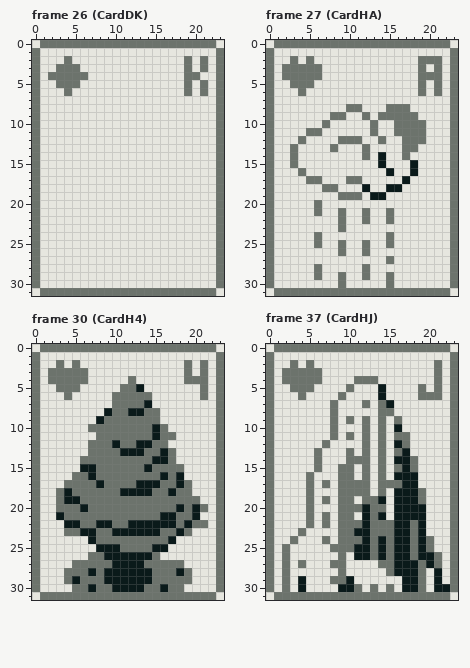
File history of a pixel-art file, assets/atlas/card.aseprite. Above is the file before it was changed.
24x32 pixels, 60 frames. Shown: frame 26 (CardDK), frame 27 (CardHA), frame 30 (CardH4), frame 37 (CardHJ). The commit also changed other frames, which this record leaves out.
Now the later version:
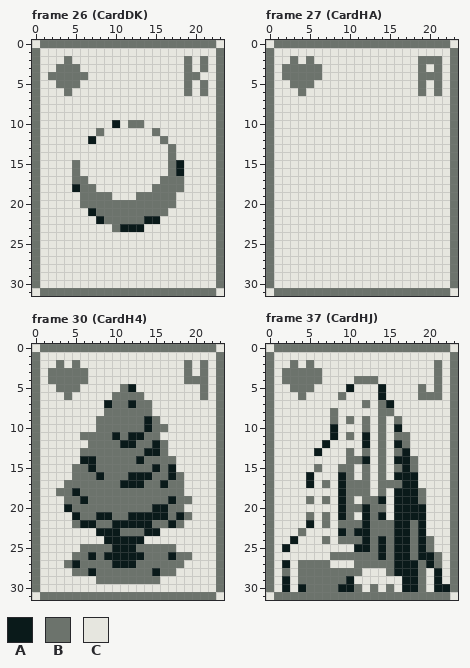
Palette (. is transparent): A #0a1a1a  B #6c736c  C #e6e6df
The edit:
--- frame 26 (CardDK), layer "face"
@@ x 0..23 @@
  9 BCCCCCCCCCCCCCCCCCCCCCCB
-10 BCCCCCCCCCCCCCCCCCCCCCCB
-11 BCCCCCCCCCCCCCCCCCCCCCCB
-12 BCCCCCCCCCCCCCCCCCCCCCCB
-13 BCCCCCCCCCCCCCCCCCCCCCCB
-14 BCCCCCCCCCCCCCCCCCCCCCCB
-15 BCCCCCCCCCCCCCCCCCCCCCCB
-16 BCCCCCCCCCCCCCCCCCCCCCCB
-17 BCCCCCCCCCCCCCCCCCCCCCCB
-18 BCCCCCCCCCCCCCCCCCCCCCCB
-19 BCCCCCCCCCCCCCCCCCCCCCCB
-20 BCCCCCCCCCCCCCCCCCCCCCCB
-21 BCCCCCCCCCCCCCCCCCCCCCCB
-22 BCCCCCCCCCCCCCCCCCCCCCCB
-23 BCCCCCCCCCCCCCCCCCCCCCCB
+10 BCCCCCCCCCACBBCCCCCCCCCB
+11 BCCCCCCCBCCCCCCBCCCCCCCB
+12 BCCCCCCACCCCCCCCBCCCCCCB
+13 BCCCCCCCCCCCCCCCCBCCCCCB
+14 BCCCCCCCCCCCCCCCCBCCCCCB
+15 BCCCCBCCCCCCCCCCCBACCCCB
+16 BCCCCBCCCCCCCCCCCBACCCCB
+17 BCCCCBBCCCCCCCCCBBBCCCCB
+18 BCCCCABBCCCCCCCBBBBCCCCB
+19 BCCCCCBBBBCCCBBBBBCCCCCB
+20 BCCCCCBBBBBBBBBBBBCCCCCB
+21 BCCCCCCABBBBBBBBBCCCCCCB
+22 BCCCCCCCABBBBBAACCCCCCCB
+23 BCCCCCCCCCBAAACCCCCCCCCB
 24 BCCCCCCCCCCCCCCCCCCCCCCB
--- frame 27 (CardHA), layer "face"
@@ x 0..23 @@
  7 BCCCCCCCCCCCCCCCCCCCCCCB
- 8 BCCCCCCCCCBBCCCBBBCCCCCB
- 9 BCCCCCCCBBCCBCBBBBBCCCCB
-10 BCCCCCCBCCCCCBCCBBBBCCCB
-11 BCCCCBBCCCCCCBCCBBBBCCCB
-12 BCCCBCCCCBBBCCBCCBBBCCCB
-13 BCCBCCCCBCCCBCCCCBBCCCCB
-14 BCCBCCCCCCCCBCACCBCCCCCB
-15 BCCBCCCCCCCCCCACCCACCCCB
-16 BCCCBCCCCCCCCCCACCACCCCB
-17 BCCCCBBCCCBBCCCCCACCCCCB
-18 BCCCCCCBBCCCACCAACCCCCCB
-19 BCCCCCCCCBBBCAACCCCCCCCB
-20 BCCCCCBCCCCCCCCCCCCCCCCB
-21 BCCCCCBCCBCCBCCBCCCCCCCB
-22 BCCCCCCCCBCCBCCBCCCCCCCB
-23 BCCCCCCCCBCCCCCCCCCCCCCB
-24 BCCCCCBCCCCCCCCBCCCCCCCB
-25 BCCCCCBCCBCCBCCBCCCCCCCB
-26 BCCCCCCCCBCCBCCCCCCCCCCB
-27 BCCCCCCCCCCCCCCBCCCCCCCB
-28 BCCCCCBCCCCCBCCCCCCCCCCB
-29 BCCCCCBCCBCCBCCBCCCCCCCB
-30 BCCCCCCCCBCCCCCBCCCCCCCB
+ 8 BCCCCCCCCCCCCCCCCCCCCCCB
+ 9 BCCCCCCCCCCCCCCCCCCCCCCB
+10 BCCCCCCCCCCCCCCCCCCCCCCB
+11 BCCCCCCCCCCCCCCCCCCCCCCB
+12 BCCCCCCCCCCCCCCCCCCCCCCB
+13 BCCCCCCCCCCCCCCCCCCCCCCB
+14 BCCCCCCCCCCCCCCCCCCCCCCB
+15 BCCCCCCCCCCCCCCCCCCCCCCB
+16 BCCCCCCCCCCCCCCCCCCCCCCB
+17 BCCCCCCCCCCCCCCCCCCCCCCB
+18 BCCCCCCCCCCCCCCCCCCCCCCB
+19 BCCCCCCCCCCCCCCCCCCCCCCB
+20 BCCCCCCCCCCCCCCCCCCCCCCB
+21 BCCCCCCCCCCCCCCCCCCCCCCB
+22 BCCCCCCCCCCCCCCCCCCCCCCB
+23 BCCCCCCCCCCCCCCCCCCCCCCB
+24 BCCCCCCCCCCCCCCCCCCCCCCB
+25 BCCCCCCCCCCCCCCCCCCCCCCB
+26 BCCCCCCCCCCCCCCCCCCCCCCB
+27 BCCCCCCCCCCCCCCCCCCCCCCB
+28 BCCCCCCCCCCCCCCCCCCCCCCB
+29 BCCCCCCCCCCCCCCCCCCCCCCB
+30 BCCCCCCCCCCCCCCCCCCCCCCB
 31 CBBBBBBBBBBBBBBBBBBBBBBC
--- frame 30 (CardH4), layer "face"
@@ x 0..23 @@
  3 BCBBBBBCCCCCCCCCCCCBCBCB
- 4 BCBBBBBCCCCCBCCCCCCBBBCB
- 5 BCCBBBCCCCCBBACCCCCCCBCB
- 6 BCCCBCCCCCBBBBBCCCCCCBCB
- 7 BCCCCCCCCCBBBBACCCCCCCCB
- 8 BCCCCCCCCABBAABBCCCCCCCB
- 9 BCCCCCCCABBBBBBBCCCCCCCB
-10 BCCCCCCBBBBBBBBABCCCCCCB
-11 BCCCCCCCBBBBBBBABBCCCCCB
-12 BCCCCCCBBBABBAABBCCCCCCB
-13 BCCCCCCBBBBAAABBABCCCCCB
-14 BCCCCCBBBBBBBBBAABCCCCCB
-15 BCCCCCAABBBBBBABBBBCCCCB
-16 BCCCCBBABBBBBBBBABACCCCB
-17 BCCCBBBBABBBBAAABBABCCCB
-18 BCCBABBBBBBAAAABBABBCCCB
-19 BCCBAABBBBBBBBBBBBBBBCCB
-20 BCCBBBABBBBBBBBBBBABABCB
-21 BCCABBBBBBBBBBBBAABBACCB
-22 BCCCAABBAABBAAAAAABABBCB
-23 BCCCBBAABBAAAAAABBABCCCB
-24 BCCCCCCABBBBBBBBBACCCCCB
-25 BCCCCCCCAAABBBBAACCCCCCB
-26 BCCCCCCBBAAAAAABCCCCCCCB
-27 BCCCCBBBBBAAAABBBBBCCCCB
-28 BCCCBBBABAAAAAABBBABCCCB
-29 BCCCBABBBAAAAAABBBBBCCCB
-30 BCCCCBBABBAAAABBABBCCCCB
+ 4 BCBBBBBCCCCCCCCCCCCBBBCB
+ 5 BCCBBBCCCCCBACCCCCCCCBCB
+ 6 BCCCBCCCCCBBBBCCCCCCCBCB
+ 7 BCCCCCCCCABBABBCCCCCCCCB
+ 8 BCCCCCCCCBBBBBBCCCCCCCCB
+ 9 BCCCCCCCBBBBBBABCCCCCCCB
+10 BCCCCCCCBBBBBBABBCCCCCCB
+11 BCCCCCBBBBABAABBCCCCCCCB
+12 BCCCCCCBBBBAABBABCCCCCCB
+13 BCCCCCBBBBBBBBAABCCCCCCB
+14 BCCCCCAABBBBBABBBBCCCCCB
+15 BCCCCBBABBBBBBBABACCCCCB
+16 BCCCCBBBABBBAAABBABCCCCB
+17 BCCCBBBBBBBAAABBABBCCCCB
+18 BCCBBABBBBBBBBBBBBBCCCCB
+19 BCCCBBABBBBBBBBBBABBCCCB
+20 BCCCABBBBBBBBBBAABBCCCCB
+21 BCCCCABBAABBAAAAABABCCCB
+22 BCCCCBAABBAAAAABBABCCCCB
+23 BCCCCCCCAAABBBAACCCCCCCB
+24 BCCCCCCCCAAAAACCCCCCCCCB
+25 BCCCCCBBBBAAABBBBBCCCCCB
+26 BCCCCBBABAAAAABBBABBCCCB
+27 BCCCBABBBBAAABBBBBBCCCCB
+28 BCCCCBBABBBBBBBABBCCCCCB
+29 BCCCCCCCBBBBBBBBCCCCCCCB
+30 BCCCCCCCCCCCCCCCCCCCCCCB
 31 CBBBBBBBBBBBBBBBBBBBBBBC
--- frame 37 (CardHJ), layer "face"
@@ x 0..15 @@
  4 BCBBBBBCCCCBBBCC
- 5 BCCBBBCCCCBCCCAC
+ 5 BCCBBBCCCCACCCAC
  6 BCCCBCCCCBCCCCAC
- 7 BCCCCCCCBCCCBCBA
+ 7 BCCCCCCCCCCCBCBA
  8 BCCCCCCCBCCCCCBB
  9 BCCCCCCCBCBCBCBC
-10 BCCCCCCCBCCCBCBC
-11 BCCCCCCCBCBCBCBC
-12 BCCCCCCBCCCCBCBC
-13 BCCCCCBCCCBCBCBC
-14 BCCCCCBCCCBBBCBC
+10 BCCCCCCCACCCBCBC
+11 BCCCCCCCACBCACBC
+12 BCCCCCCACCCCACBC
+13 BCCCCCACCCBCBCBC
+14 BCCCCCCCCCBBACBC
 15 BCCCCCBCCBBCBCBC
-16 BCCCCBCCCBBCBCBC
-17 BCCCCBCBCBBBBCBB
-18 BCCCCBCCCBBBBCBC
-19 BCCCCBCBCBBCBBAC
-20 BCCCCBCCCBBBABBC
-21 BCCCCBCBCBBCABAC
-22 BCCCCBCBCBBBABBB
-23 BCCCBCCCCBBAABBB
-24 BCCBCCCBCBBBABAB
-25 BCBCCCCCBBBAABAB
-26 BCBCCCCCCBCAABAB
-27 BCBCBCCCBBCCCCBB
-28 BCBCCCCCCBCCCCCB
-29 BCBCACCCBBACCCCC
-30 BCBCACCCCAABCBCB
+16 BCCCCACCCABCBCBC
+17 BCCCCACBCABBBCBB
+18 BCCCCCCCCABBBCBC
+19 BCCCCBCBCABCBBAC
+20 BCCCCCCCCABBABBC
+21 BCCCCBCBCABCABAC
+22 BCCCCACBCBBBABBB
+23 BCCCBCCCCABAABBB
+24 BCCACCCBCBBBABAB
+25 BCACCCCCCCCAABAB
+26 BCCCCCCCBBBBBBAB
+27 BCACBBBBCCCBBBBB
+28 BCBCBBBBBBBBCCCB
+29 BCACBBBBBBACCCCC
+30 BCACABBBBAABCBCB
 31 CBBBBBBBBBBBBBBB
